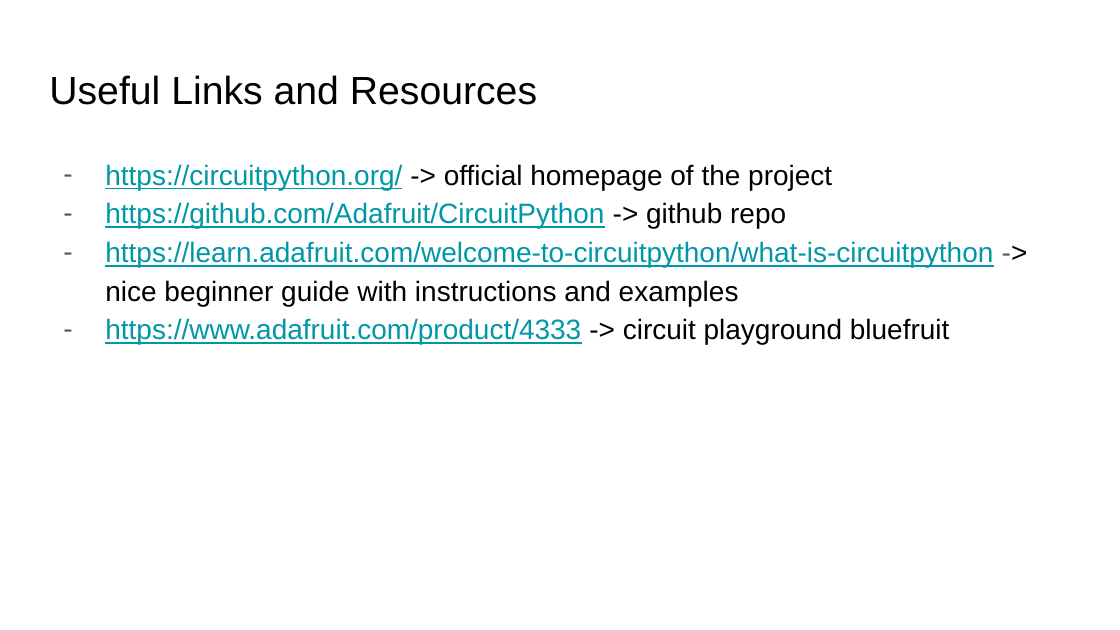
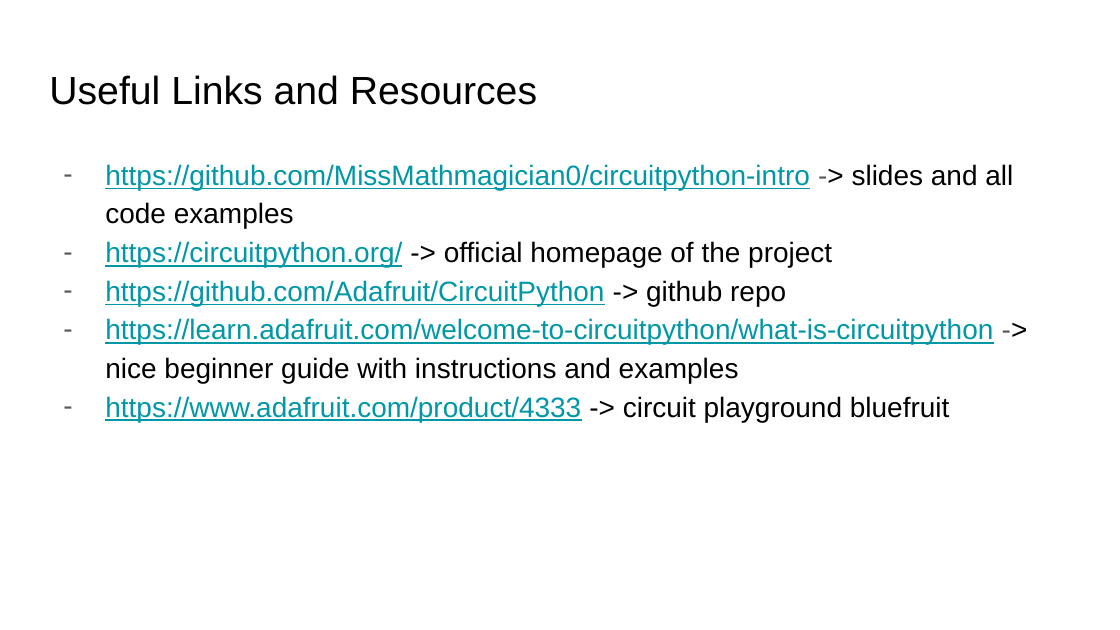
Before and after one commit to MissMathmagician0/circuitpython-intro, a slide deck: slide 12 of presentation/CircuitPython intro.pptx (slide 6 before the commit). Drawn at 1120x630 pixels with LibreOffice and Linux fonts; fonts in the diff are those of the drawing. Boxes give left, top, right and bottom in pixels: in the first picture for what was removed or moved away, otherwise in the second. Text is boxed around its words. In the diff, an @@ line names an element or a change of style, - is before the commit and + after.

Commit message:
finished presentation

```diff
--- a/presentation/CircuitPython intro.pptx
+++ b/presentation/CircuitPython intro.pptx
@@ text at bbox=[105, 164, 1013, 229]: paragraph added @@
+– https://github.com/MissMathmagician0/circuitpython-intro -> slides and all code examples
```
Also in this commit, not shown: 1 other slide changed, 6 slides added.
